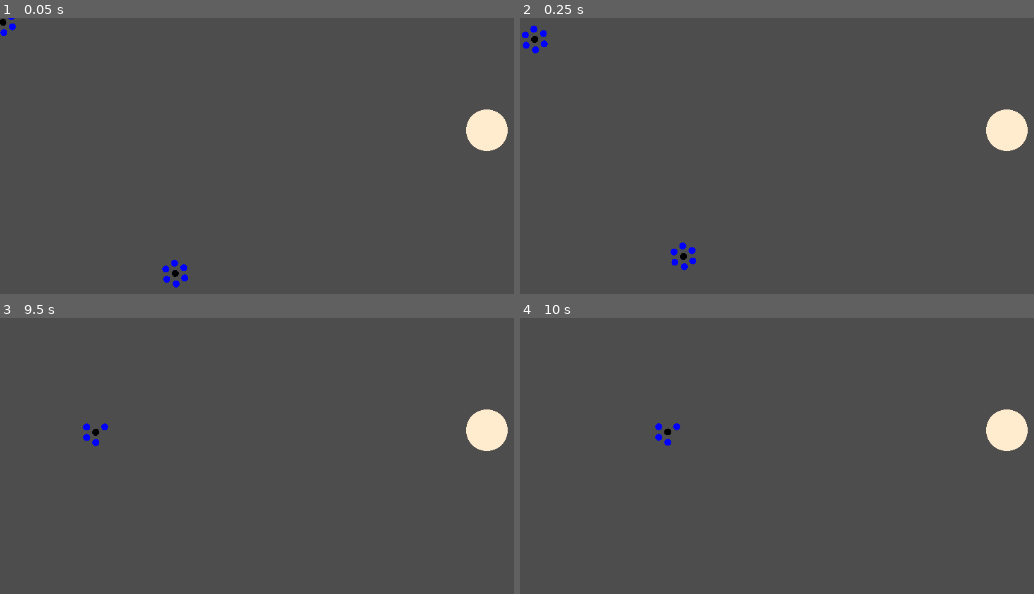
Above: before the commit, frames 1-4 (two rows, left to right).
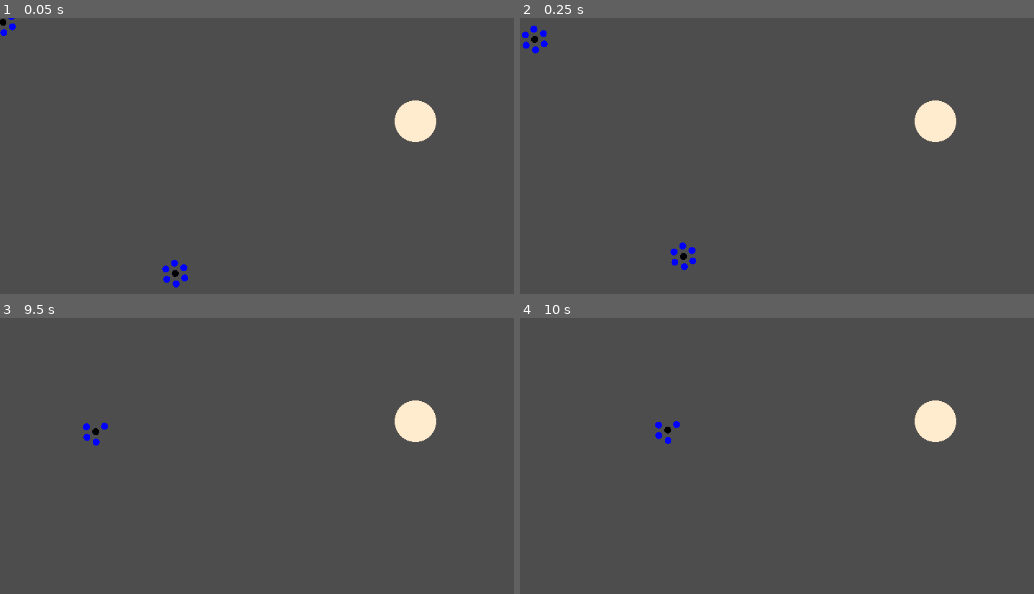
Above: after the commit, the same moments.

Repository: the-alex-g/CardGame
Game: Godot game, scene res://world/world.tscn
Two runs of this game, one before a commit and one after it. Both use one fixed random seed, a clock stepped at 60 frames per second and the inputs below.
Inputs (mouse positions are in pixels of both pictures, inside the frame that each line leads up to):
- Up to frame 1 (0.05 s): no input
- Up to frame 2 (0.25 s): no input
- Up to frame 3 (9.5 s): move the mouse to (488, 431) at 0.52 s; click (488, 431) at 0.67 s; move the mouse to (71, 425) at 1.27 s; click (71, 425) at 1.42 s; tap Enter at 2, 4.25, 5.75 s; move the mouse to (97, 464) at 2.02 s; click (97, 464) at 2.17 s; tap Space at 2.75, 5, 6.5 s; move the mouse to (outside the picture) at 2.77 s; click (outside the picture) at 2.92 s; move the mouse to (outside the picture) at 3.52 s; click (outside the picture) at 3.67 s; move the mouse to (159, 475) at 4.27 s; click (159, 475) at 4.42 s; move the mouse to (436, 541) at 5.02 s; click (436, 541) at 5.17 s; move the mouse to (277, 431) at 5.77 s; click (277, 431) at 5.92 s; move the mouse to (outside the picture) at 6.52 s; click (outside the picture) at 6.67 s; move the mouse to (241, 563) at 7.27 s; click (241, 563) at 7.42 s; move the mouse to (478, 444) at 8.02 s; click (478, 444) at 8.17 s; move the mouse to (outside the picture) at 8.77 s; click (outside the picture) at 8.92 s
- Up to frame 4 (10 s): move the mouse to (outside the picture) at 9.52 s; click (outside the picture) at 9.67 s

The runs differ from the first frame. In frame 1, 2.0% of the frame differs, in the area x 76-99%, y 29-49%; in frame 2, 2.0%; in frame 3, 2.0%; in frame 4, 2.1%, in the area x 26-99%, y 29-49%.

Commit message:
Add towers spawning new towers and units

Diff:
--- a/project/shared/selection_manager.gd
+++ b/project/shared/selection_manager.gd
@@ -4,10 +4,11 @@
 
 var object : Node2D : set = _set_object
 var selected_object_type : int : get = _get_selected_object_type
+var block_selection := false
 
 
 func _ready()->void:
-	object = load("res://towers/tower.tscn").instantiate()
+	object = load("res://unit/unit.tscn").instantiate()
 
 
 func _set_object(value:Node2D)->void:
--- a/project/shared/target.gd
+++ b/project/shared/target.gd
@@ -37,11 +37,12 @@
 
 
 func _resolve_click()->void:
-	print("click")
+	pass
 
 
 func _on_mouse_entered()->void:
-	_focused = true
+	if not SelectionManager.block_selection:
+		_focused = true
 
 
 func _on_mouse_exited():
--- a/project/towers/tower.gd
+++ b/project/towers/tower.gd
@@ -1,7 +1,27 @@
 class_name Tower
 extends Target
 
-@export var health := 10
+signal left_mouse_button_pressed
+
+@export var health := 30
+@export var tower_spawn_radius := 300
+@export var tower_radius := 30
+
+var _waiting_for_tower_spawn := false : set = _set_waiting_for_tower_spawn
+var _tower_spawn_circle : PackedVector2Array
+
+
+func _ready()->void:
+	for i in 33:
+		_tower_spawn_circle.append(Vector2.RIGHT.rotated(TAU * i / 32) * tower_spawn_radius)
+	super._ready()
+
+
+func _input(event:InputEvent)->void:
+	if event is InputEventMouseButton and event.is_pressed():
+		if event.button_index == MOUSE_BUTTON_LEFT:
+			emit_signal("left_mouse_button_pressed")
+	super._input(event)
 
 
 func damage(attack_array:Array)->void:
@@ -12,4 +32,43 @@
 
 
 func _draw()->void:
-	draw_circle(Vector2.ZERO, 30, Color.BLANCHED_ALMOND)
+	if _waiting_for_tower_spawn:
+		draw_polyline(_tower_spawn_circle, Color.RED, 1.0)
+	draw_circle(Vector2.ZERO, tower_radius, Color.BLANCHED_ALMOND)
+
+
+func _resolve_click()->void:
+	if not _waiting_for_tower_spawn:
+		match SelectionManager.selected_object_type:
+			SelectionManager.ObjectTypes.TOWER:
+				_locate_tower()
+			SelectionManager.ObjectTypes.UNIT:
+				_spawn_unit()
+
+
+func _locate_tower()->void:
+	_set_waiting_for_tower_spawn(true)
+	while _waiting_for_tower_spawn:
+		await left_mouse_button_pressed
+		_spawn_tower()
+
+
+func _spawn_tower()->void:
+	var mouse_position := get_global_mouse_position()
+	if global_position.distance_squared_to(mouse_position) <= pow(tower_spawn_radius, 2):
+		var tower_to_spawn := SelectionManager.object
+		tower_to_spawn.global_position = mouse_position
+		get_parent().add_child(tower_to_spawn)
+		_set_waiting_for_tower_spawn(false)
+
+
+func _spawn_unit()->void:
+	var unit_to_spawn := SelectionManager.object
+	unit_to_spawn.global_position = global_position + Vector2.RIGHT.rotated(TAU * randf()) * (tower_radius + 30)
+	get_parent().add_child(unit_to_spawn)
+
+
+func _set_waiting_for_tower_spawn(value:bool)->void:
+	_waiting_for_tower_spawn = value
+	SelectionManager.block_selection = value
+	queue_redraw()
--- a/project/world/world.tscn
+++ b/project/world/world.tscn
@@ -5,12 +5,15 @@
 
 [node name="World" type="Node2D"]
 
-[node name="Tower" parent="." instance=ExtResource("2_dymgq")]
-position = Vector2(702, 162)
+[node name="Unit" parent="." instance=ExtResource("2_ul3bs")]
 team_index = 1
-
-[node name="Unit" parent="." instance=ExtResource("2_ul3bs")]
 
 [node name="Unit2" parent="." instance=ExtResource("2_ul3bs")]
 position = Vector2(257, 375)
-team_index = 1
+
+[node name="Tower" parent="." instance=ExtResource("2_dymgq")]
+position = Vector2(599, 149)
+health = 30
+tower_spawn_radius = 300
+tower_radius = 30
+team_index = 0
